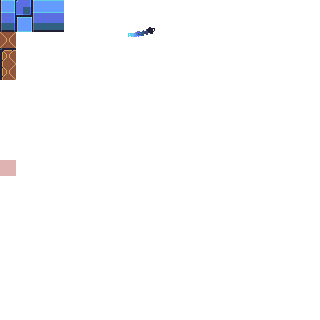
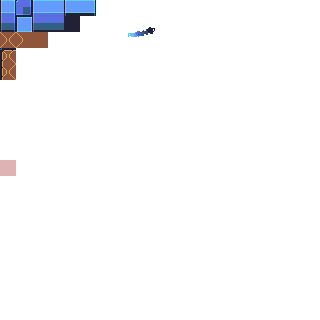
Before/after of a 320px x 320px layered artwork. What changed in the layer stack:
painted on "Layer" over [16, 0, 96, 48]
